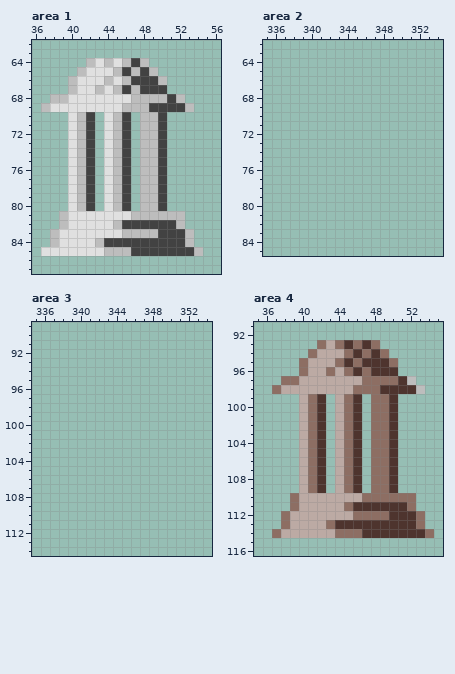
Edited in one commit: pixel-art file (frontend/src/assets/resources/Editables/Logos categorías.aseprite). Above: the version before the commit.
480x120 pixels, 1 frame. Colours within 5 levels of each other are drawn and written as one. Shown: area 1: x 36..56, y 62..87; area 2: x 335..354, y 62..85; area 3: x 335..354, y 89..114; area 4: x 35..55, y 91..116. The commit also changed other parts of the picture, which this record leaves out.
And afterwards:
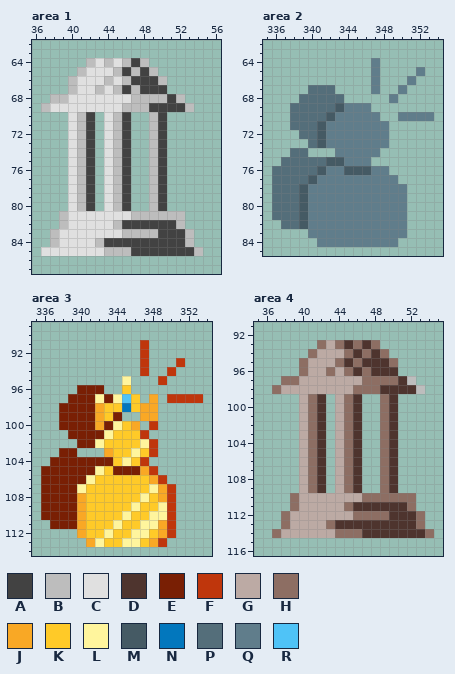
Palette (. is transparent): A #424242  B #bdbdbd  C #e0e0e0  D #4e342e  E #791f04  F #bf360c  G #bcaaa4  H #8d6e63  J #f9a825  K #ffca28  L #fff59d  M #455a64  N #0277bd  P #546e7a  Q #607d8b  R #4fc3f7
Changes in this commit:
Area 1:
y 70..80: x 48 B -> .
Area 2:
y 64: x 347 . -> Q
y 65: x 347 . -> Q; x 352 . -> Q
y 66: x 347 . -> Q; x 351 . -> Q
y 67: x 340..342 ... -> PPP; x 347 . -> Q; x 350 . -> Q
y 68: x 339..343 ..... -> PPPPP; x 349 . -> Q
y 69: x 338..346 ......... -> PPPPPMQQQ
y 70: x 338..347 .......... -> PPPPMQQQQQ; x 350..353 .... -> QQQQ
y 71: x 338..348 ........... -> PPPMQQQQQQQ
y 72: x 339..348 .......... -> PPMQQQQQQQ
y 73: x 340..348 ......... -> PMQQQQQQQ
y 74: x 338..339 .. -> PP; x 343..347 ..... -> QQQQQ
y 75: x 337..346 .......... -> PPPPPMMQQQ
y 76: x 336..348 ............. -> PPPPPMQQMMMQQ
y 77: x 336..349 .............. -> PPPPMQQQQQQQQQ
y 78..81: x 336..350 ............... -> PPPMQQQQQQQQQQQ
y 82: x 337..350 .............. -> PPMQQQQQQQQQQQ
y 83: x 340..350 ........... -> QQQQQQQQQQQ
y 84: x 341..349 ......... -> QQQQQQQQQ
Area 3:
y 91..92: x 347 . -> F
y 93: x 347 . -> F; x 351 . -> F
y 94: x 347 . -> F; x 350 . -> F
y 95: x 345 . -> L; x 349 . -> F
y 96: x 340..342 ... -> EEE; x 345 . -> K
y 97: x 339..346 ........ -> EEELELRK; x 348 . -> J; x 350..353 .... -> FFFF
y 98: x 338..348 ........... -> EEEEJKKNKJJ
y 99: x 338..344 ....... -> EEEEJKE; x 347..348 .. -> JJ
y 100: x 338..346 ......... -> EEEEJELKJ; x 348 . -> F
y 101: x 339..347 ......... -> EEEELKKKF
y 102: x 340..348 ......... -> EELKKKKLF
y 103: x 338..339 .. -> EE; x 343..348 ...... -> JKKLKF
y 104: x 337..347 ........... -> EEEEEEEKLKF
y 105: x 336..348 ............. -> EEEEEELKEEEJF
y 106: x 336..349 .............. -> EEEEELKKKKKKJF
y 107: x 336..350 ............... -> EEEELKKKKKKKLJF
y 108: x 336..350 ............... -> EEEEJKKKKKKLKJF
y 109: x 336..350 ............... -> EEEEJKKKKKLKKLF
y 110: x 336..350 ............... -> EEEEJKKKKLKKLLF
y 111: x 337..350 .............. -> EEEJKKKLKKLLJF
y 112: x 340..350 ........... -> JKKLKKLLKJF
y 113: x 341..349 ......... -> JLKKLLKJF
Area 4:
y 99..109: x 48 H -> .
